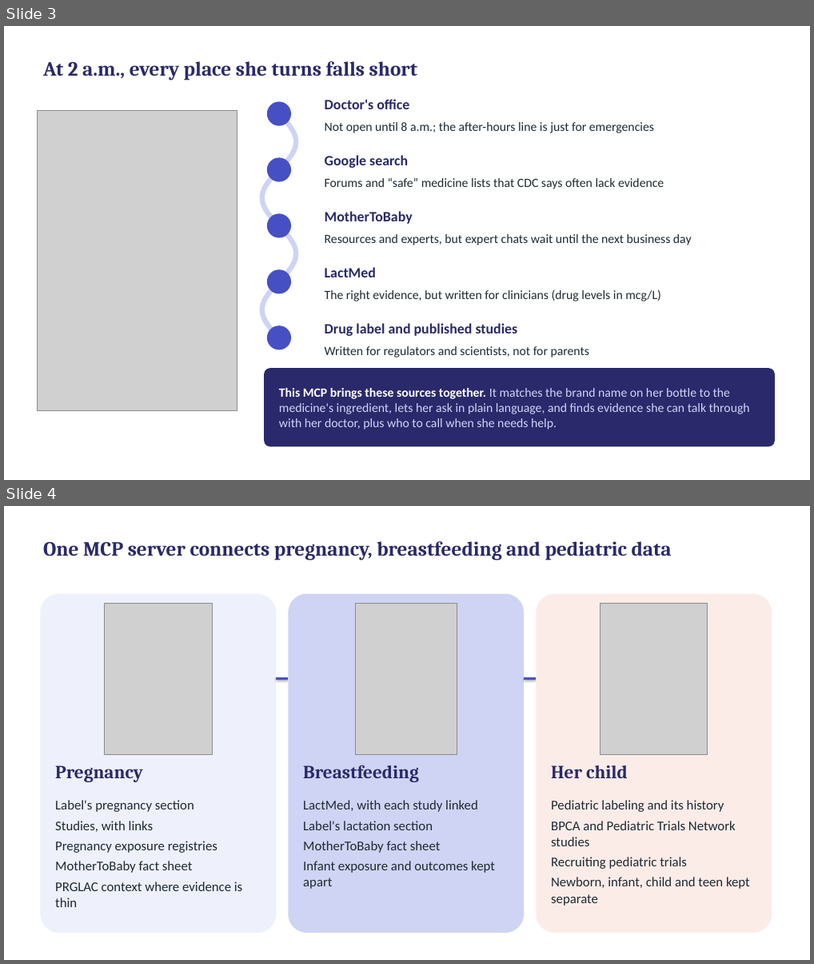
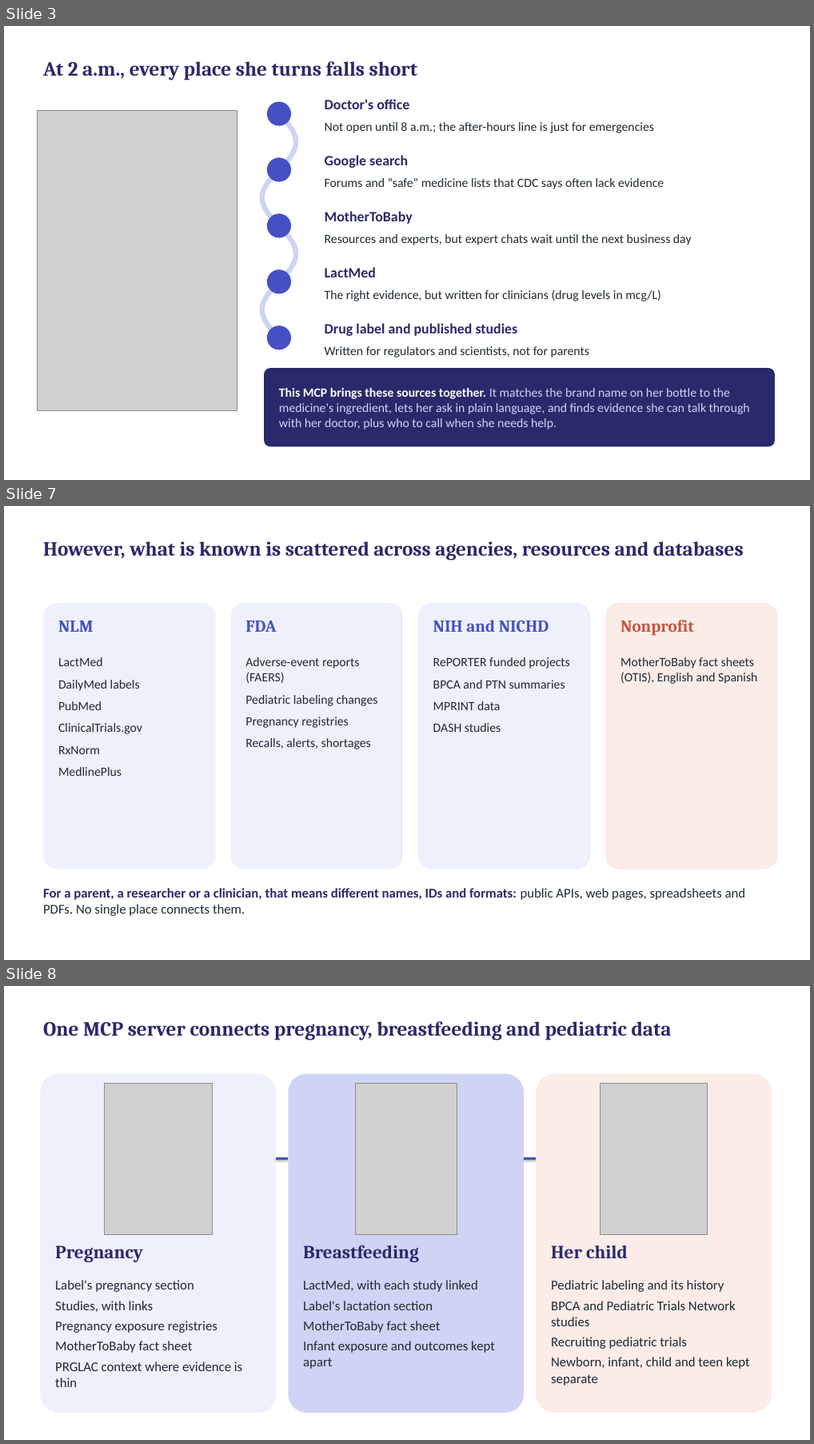
Before and after one commit to gpiat333/Parent-Child-Pharmacology-MCP, a slide deck: presentation/Parent-child Pharmacology MCP — Demo slides.pptx. Shown one above the other, each under a label of ours: slides 3 and 4 before the commit, slides 3, 7 and 8 after it; the slides between them are not shown. The pictures are 814x964 and 814x1444 pixels, drawn with LibreOffice and Linux fonts; fonts in the diff are those of the drawing; grey boxes stand for pictures. Boxes give left, top, right and bottom in pixels: in the first picture for what was removed or moved away, otherwise in the second. Text is boxed around its words. In the diff, an @@ line names an element or a change of style, - is before the commit and + after.

```diff
--- a/presentation/Parent-child Pharmacology MCP — Demo slides.pptx
+++ b/presentation/Parent-child Pharmacology MCP — Demo slides.pptx
@@ slide 7 added at (4,506,810,960), background #FFFFFF @@
@@ text added at (43,541,744,560), 24 pt, text #2A296B, bold @@
+However, what is known is scattered across agencies, resources and databases
@@ rounded rectangle added at (43,603,216,869), fill #EEF0FB @@
@@ text added at (58,620,94,632), 20 pt, text #4650C4, bold @@
+NLM
@@ rounded rectangle added at (231,603,403,869), fill #EEF0FB @@
@@ text added at (246,620,276,632), 20 pt, text #4650C4, bold @@
+FDA
@@ rounded rectangle added at (418,603,591,869), fill #EEF0FB @@
@@ text added at (434,620,550,632), 20 pt, text #4650C4, bold @@
+NIH and NICHD
@@ rounded rectangle added at (606,603,778,869), fill #FBECE8 @@
@@ text added at (621,620,694,636), 20 pt, text #C8553D, bold @@
+Nonprofit
@@ text added at (58,657,142,776), 15 pt, text #1E2A32 @@
+LactMed
+DailyMed labels
+PubMed
+ClinicalTrials.gov
+RxNorm
+MedlinePlus
@@ text added at (246,657,378,749), 15 pt, text #1E2A32 @@
+Adverse-event reports (FAERS)
+Pediatric labeling changes
+Pregnancy registries
+Recalls, alerts, shortages
@@ text added at (434,657,570,732), 15 pt, text #1E2A32 @@
+RePORTER funded projects
+BPCA and PTN summaries
+MPRINT data
+DASH studies
@@ text added at (621,657,758,684), 15 pt, text #1E2A32 @@
+MotherToBaby fact sheets (OTIS), English and Spanish
@@ text added at (43,888,746,916), 16 pt, text #2A296B, bold @@
+For a parent, a researcher or a clinician, that means different names, IDs and formats: public APIs, web pages, spreadsheets and PDFs. No single place connects them.
@@ what was slide 4 is now slide 8 @@
```
Also in this commit, not shown: 3 other slides added, 2 other files.
